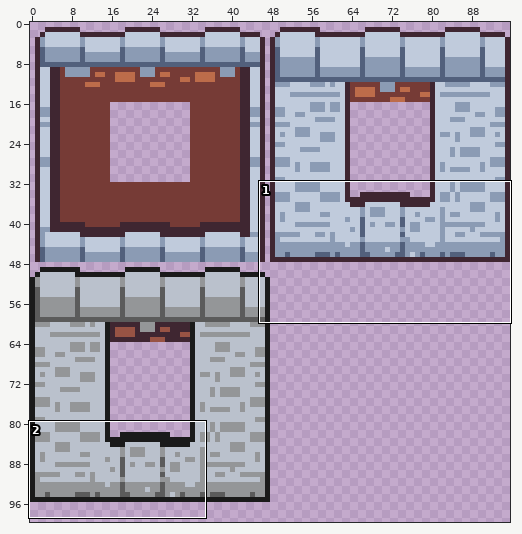
Two versions of one pixel-art file, attic/resources/building.aseprite. Above, an overview of the earlier version with the close-up marked.
Close-up. First the earlier version:
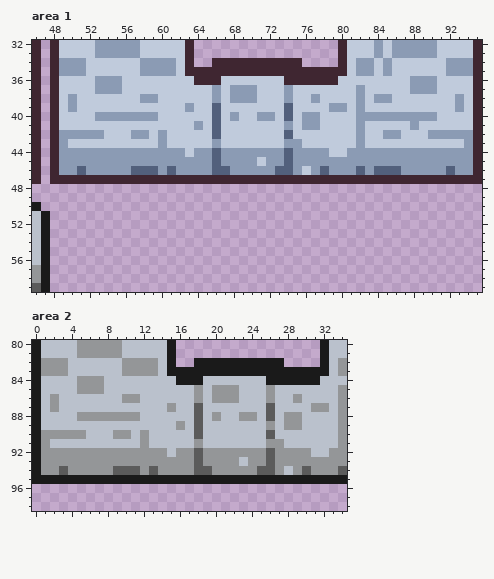
96x128 pixels, 1 frame. Colours within 5 levels of each other are drawn and written as one. Shown: area 1: x 46..95, y 32..59; area 2: x 0..34, y 80..98. The wide view leaves out empty margins. The commit also changed other parts of the picture, which this record leaves out.
Now the later version:
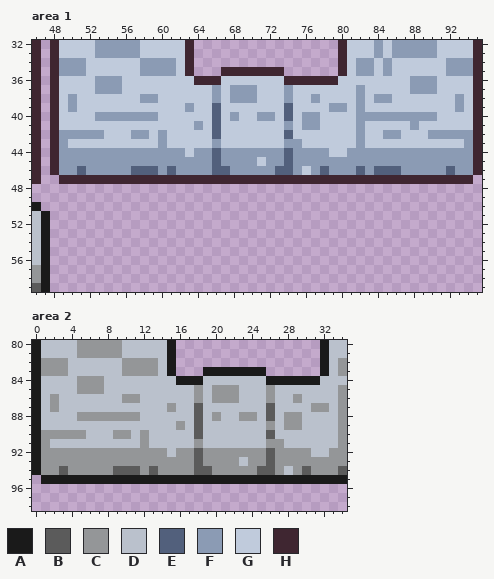
Palette (. is transparent): A #1a1a1a  B #5b5b5b  C #949698  D #bac1cc  E #52607c  F #8b9bb4  G #c0cbdc  H #3f2631
The exact change:
Area 1, layer "Building 02":
The author cleared colour H in row 34 at x 66 to 75; in row 35 at x 64 to 66 and 74 to 79; in row 47 at x 48 and 95.
Area 2, layer "Building 03":
The author cleared colour A in row 82 at x 18 to 27; in row 83 at x 16 to 18 and 26 to 31; in row 95 at x 0.
